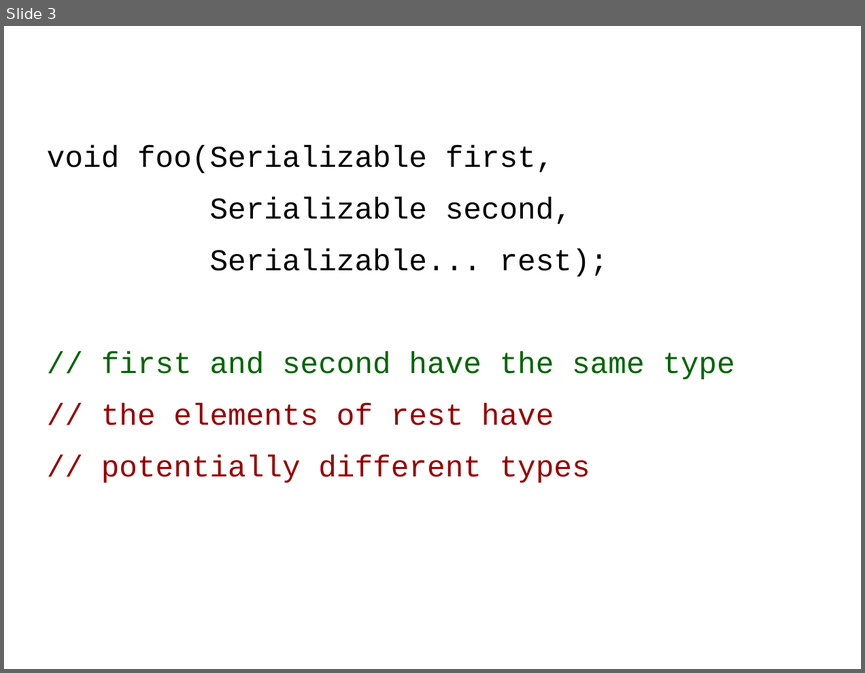
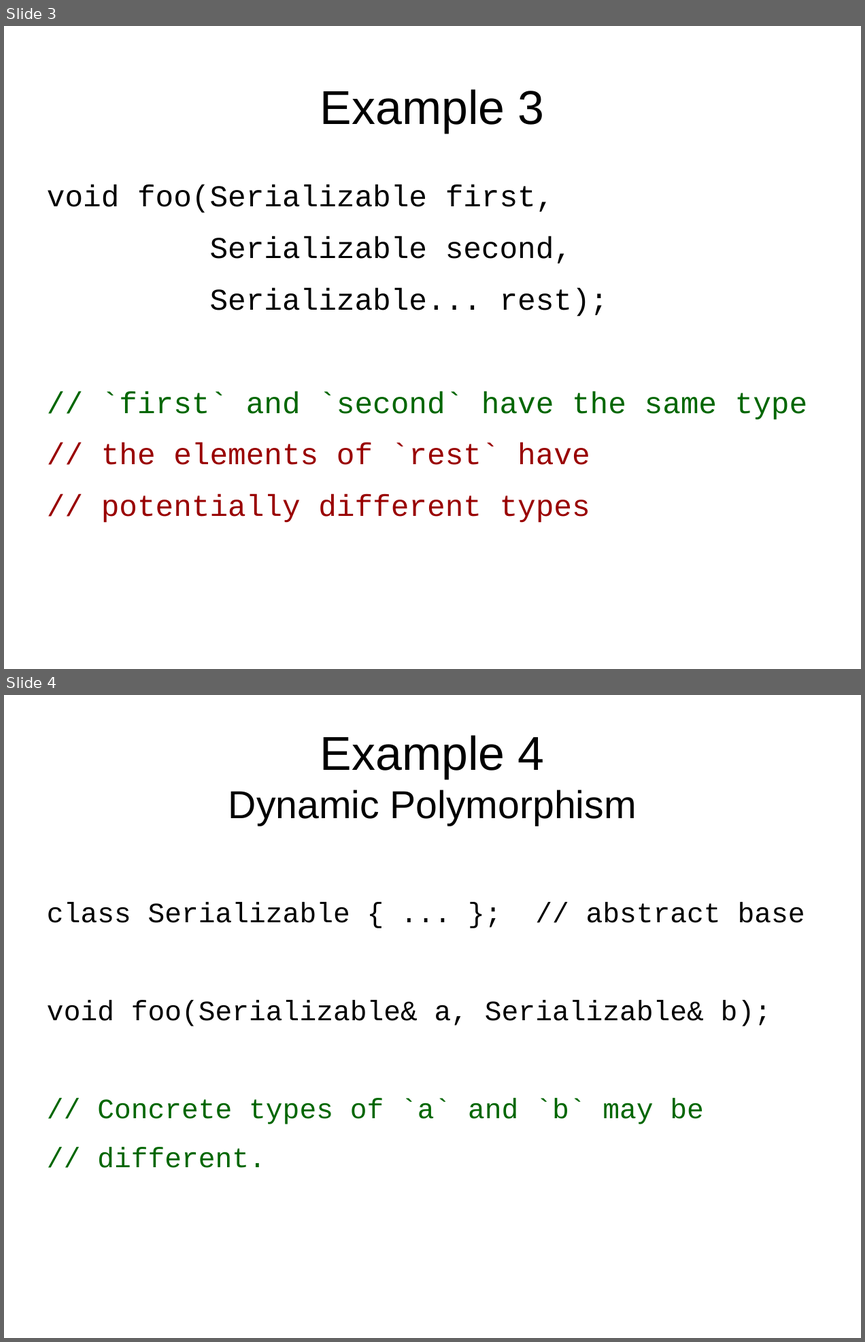
Before and after one commit to theres-waldo/concepts-tweaks, a slide deck: foo-conceptname.odp. Shown one above the other, each under a label of ours: slide 3 before the commit, slides 3 and 4 after it. The pictures are 865x673 and 865x1342 pixels, drawn with LibreOffice and Linux fonts; fonts in the diff are those of the drawing. Boxes give left, top, right and bottom in pixels: in the first picture for what was removed or moved away, otherwise in the second. Text is boxed around its words. In the diff, an @@ line names an element or a change of style, - is before the commit and + after.

Commit message:
foo-conceptname.odp: improve slides and add a fourth example

```diff
--- a/foo-conceptname.odp
+++ b/foo-conceptname.odp
@@ slide 4 added at box(4, 695, 861, 1338), background #FFFFFF @@
@@ title added at box(228, 735, 636, 826), 36 pt, text #000000 @@
+Example 4
+Dynamic Polymorphism
@@ text added at box(47, 902, 805, 1168), 26 pt, text #000000 @@
+class Serializable { ... }; // abstract base
+void foo(Serializable& a, Serializable& b);
+// Concrete types of `a` and `b` may be
+// different.
@@ slide 3 changed as well @@
@@ title added at box(320, 89, 545, 133), 44 pt, text #000000 @@
+Example 3
@@ text "void foo(Serializable first,": place and size @@
-text "void foo(Serializable first," at box(47, 145, 735, 483)
+text "void foo(Serializable first," at box(47, 185, 808, 522)
@@ text at box(101, 391, 808, 465): text changed @@
-// first and second have the same type
-// the elements of rest have
+// `first` and `second` have the same type
+// the elements of `rest` have
```
Also in this commit, not shown: 2 other slides changed, 1 other slide added.
